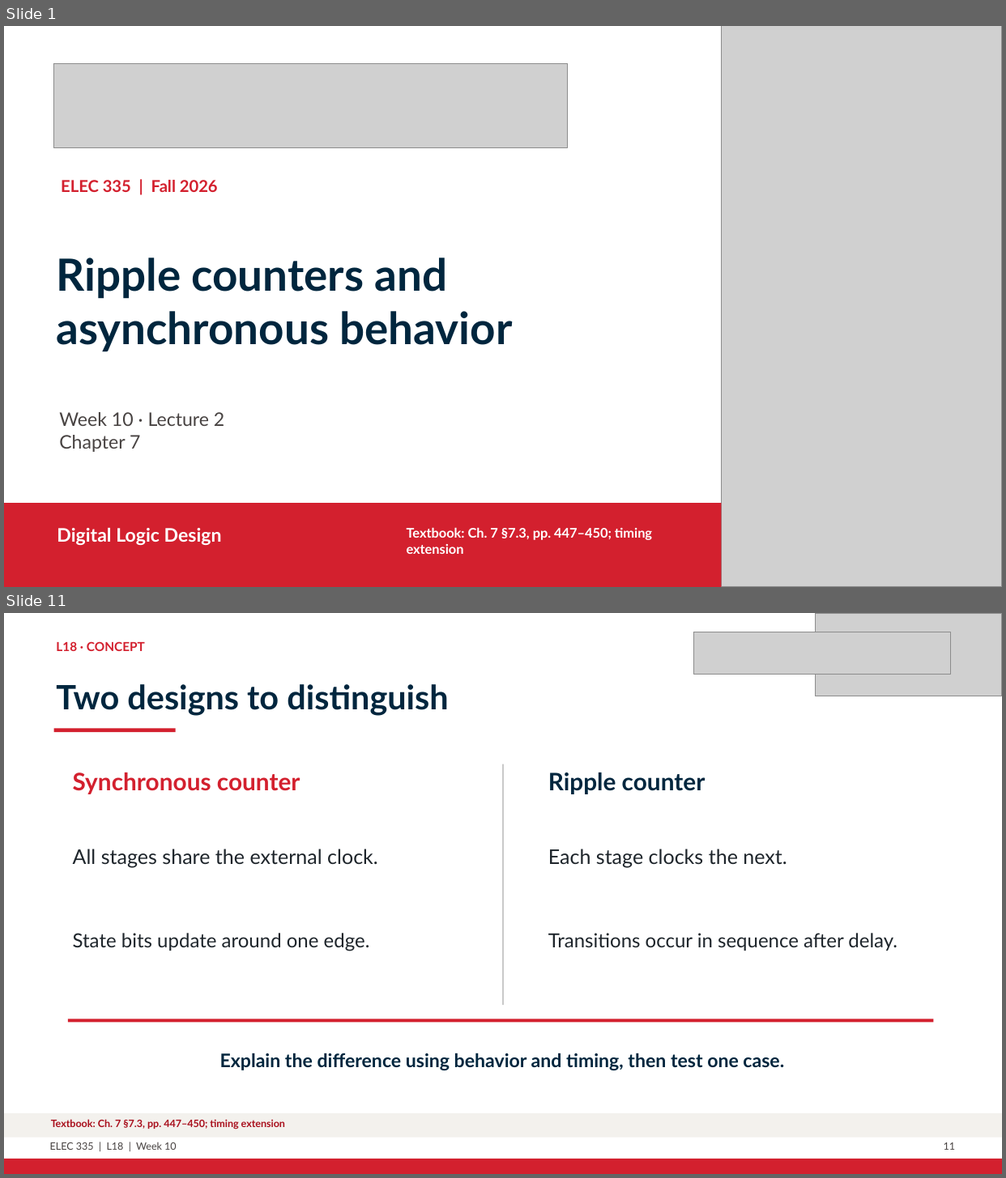
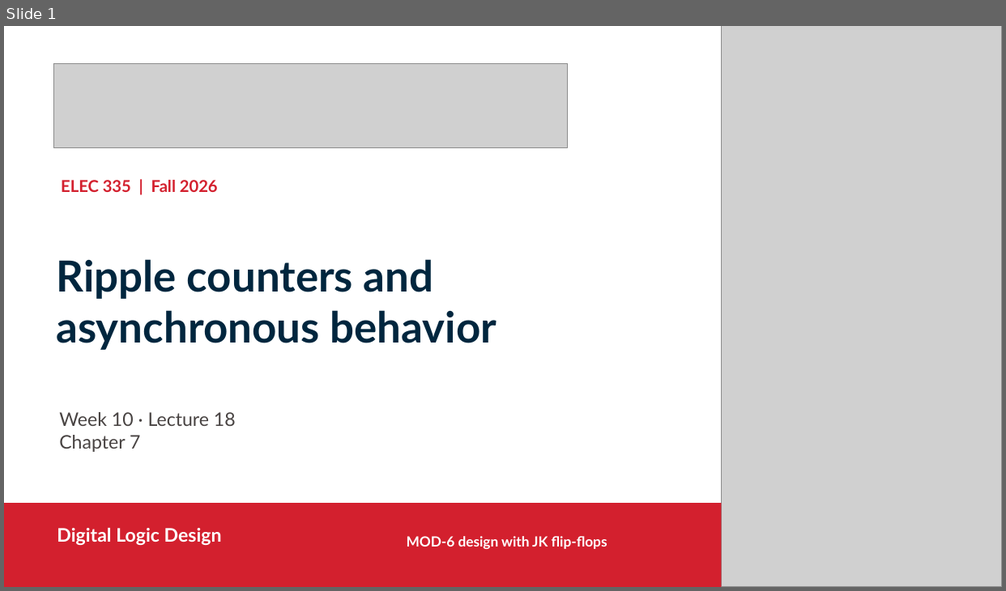
Before and after one commit to shujaansari/elec335-sequential, a slide deck: Slides_Course_Continuation_2026/L18_W10_asynchronous_timing_Continuation.pptx. Shown one above the other, each under a label of ours: slides 1 and 11 before the commit, slide 1 after it; the slides between them are not shown. The pictures are 1006x1178 and 1006x591 pixels, drawn with LibreOffice and Linux fonts; fonts in the diff are those of the drawing; grey boxes stand for pictures. Boxes give left, top, right and bottom in pixels: in the first picture for what was removed or moved away, otherwise in the second. Text is boxed around its words. In the diff, an @@ line names an element or a change of style, - is before the commit and + after.

Commit message:
Refresh Lecture 18 MOD-6 ripple counter lesson

```diff
--- a/Slides_Course_Continuation_2026/L18_W10_asynchronous_timing_Continuation.pptx
+++ b/Slides_Course_Continuation_2026/L18_W10_asynchronous_timing_Continuation.pptx
@@ slide 11 removed at box(4, 613, 1002, 1174), background #FFFFFF @@
@@ picture removed at box(693, 632, 950, 674) @@
@@ picture removed at box(816, 613, 1002, 696) @@
@@ text removed at box(56, 641, 145, 651) @@
-L18 · CONCEPT
@@ text removed at box(56, 684, 448, 716) @@
-Two designs to distinguish
@@ rectangle removed at box(54, 728, 176, 732) @@
@@ text removed at box(73, 773, 300, 794) @@
-Synchronous counter
@@ rectangle removed at box(503, 764, 504, 1005) @@
@@ text removed at box(548, 773, 705, 794) @@
-Ripple counter
@@ text removed at box(73, 849, 378, 868) @@
-All stages share the external clock.
@@ text removed at box(548, 849, 786, 868) @@
-Each stage clocks the next.
@@ text removed at box(73, 933, 370, 952) @@
-State bits update around one edge.
@@ text removed at box(548, 933, 897, 951) @@
-Transitions occur in sequence after delay.
@@ rectangle removed at box(68, 1020, 933, 1023) @@
@@ text removed at box(220, 1053, 784, 1071) @@
-Explain the difference using behavior and timing, then test one case.
@@ rectangle removed at box(4, 1114, 1002, 1138) @@
@@ text removed at box(51, 1119, 285, 1130) @@
-Textbook: Ch. 7 §7.3, pp. 447–450; timing extension
@@ text removed at box(50, 1143, 177, 1150) @@
-ELEC 335 | L18 | Week 10
@@ text removed at box(944, 1143, 956, 1150) @@
-11
@@ rectangle removed at box(4, 1159, 1002, 1174) @@
@@ slide 1 changed as well @@
@@ text at box(56, 259, 496, 350): text changed; size 42.8 to 41.2 pt @@
-Ripple counters and asynchronous behavior
+Ripple counters and
+asynchronous behavior
@@ text at box(59, 412, 236, 426): text changed @@
-Week 10 · Lecture 2
+Week 10 · Lecture 18
@@ text at box(407, 536, 607, 549): text changed; size 12.8 to 13.5 pt @@
-Textbook: Ch. 7 §7.3, pp. 447–450; timing extension
+MOD-6 design with JK flip-flops
```
Also in this commit, not shown: 1 other slide changed, 22 slides added, 16 other slides removed, 6 other files.
